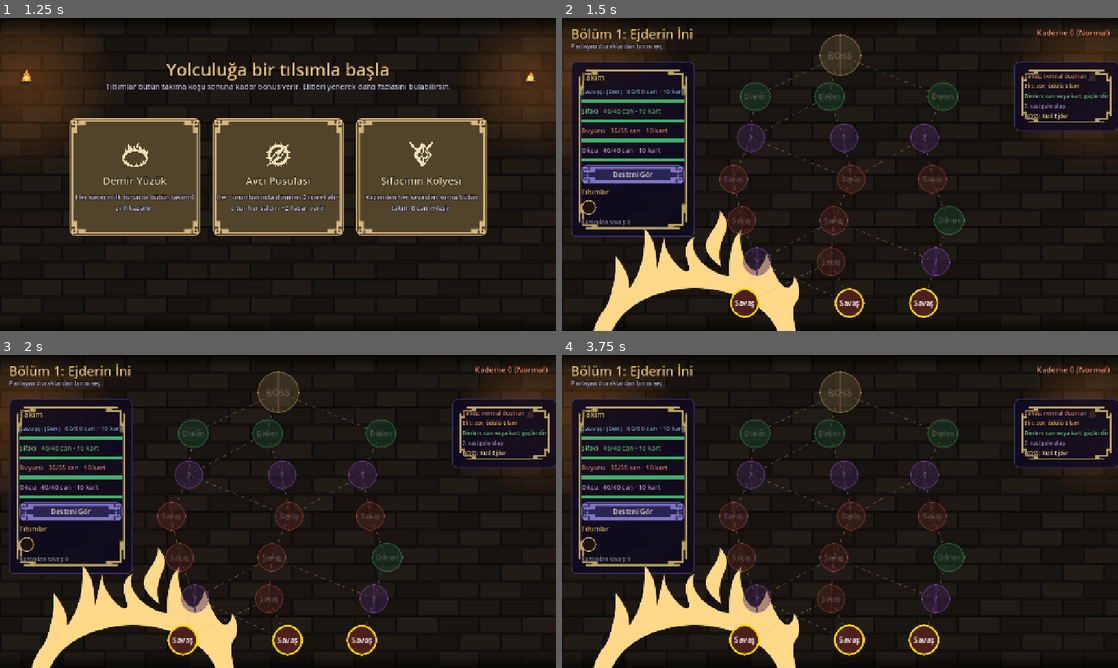
Above: before the commit, frames 1-4 (two rows, left to right).
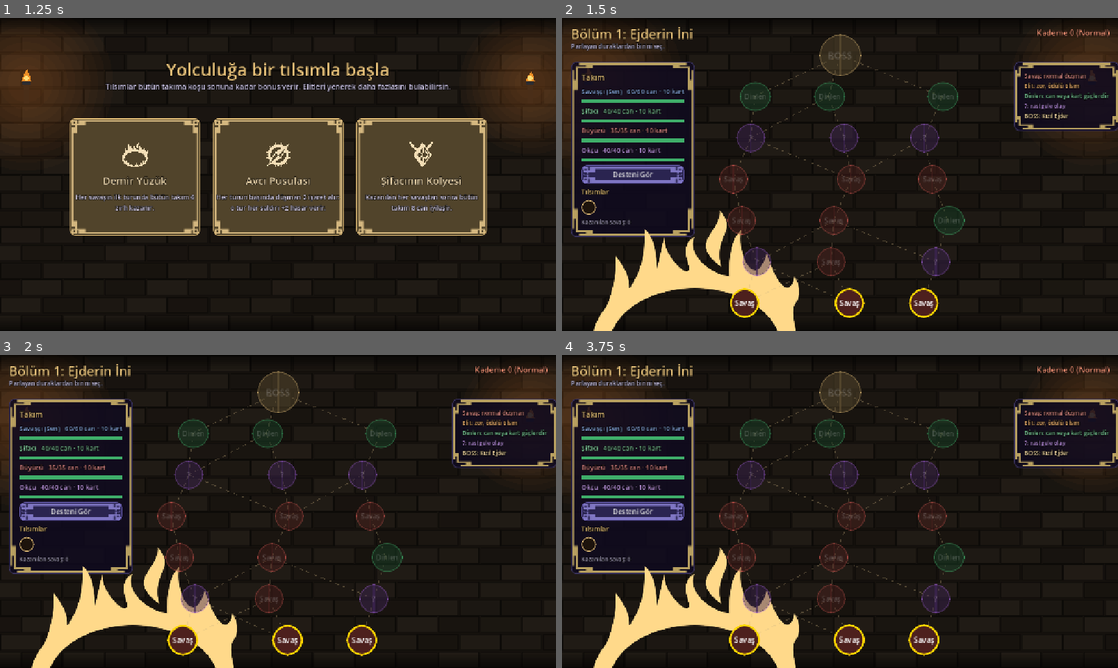
Above: after the commit, the same moments.

Repository: bogacavdar/coop-kart-oyunu
Game: Godot game, scene res://oyun.tscn
The game is run twice, just before and just after one commit, with the same random seed, the same clock (stepped at 60 frames per second) and the same inputs.
Inputs (mouse positions are in pixels of both pictures, inside the frame that each line leads up to):
- Up to frame 1 (1.25 s): click (105, 190) at 0.52 s
- Up to frame 2 (1.5 s): click (695, 177) at 1.27 s
- Up to frame 3 (2 s): no input
- Up to frame 4 (3.75 s): click "Desteni Gör" at 2 s; click "Savaş" at 2.75 s; click "Savaş" at 3.5 s

Frame 1 is identical in both runs. In frame 2, 2.7% of the frame differs, in the area x 1-100%, y 14-70%; in frame 3, 2.7%; in frame 4, 2.7%.

Commit message:
Panel süs çerçevelerini panelin kenarına sabitle
Co-Authored-By: Claude Opus 5.5 <noreply@anthropic.com>
Claude-Session: https://claude.ai/code/session_01BTyhiEWYueC4ryox9s8zfK

Diff:
--- a/arayuz/arayuz.gd
+++ b/arayuz/arayuz.gd
@@ -26,7 +26,14 @@
 	c.offset_right = -boslik
 	c.offset_bottom = -boslik
 	if kutu is Container:
-		# Container çocukları kendi yerleştirir; çerçeveyi ayrı bir katmanda tut
+		# Container çocukları içerik alanına yerleştirir: çerçeveyi panelin dış kenarına taşımak
+		# için kutunun iç boşluklarını (content margin) geri ekle
+		var sb := kutu.get_theme_stylebox("panel")
+		if sb:
+			c.offset_left = boslik - sb.get_content_margin(SIDE_LEFT)
+			c.offset_top = boslik - sb.get_content_margin(SIDE_TOP)
+			c.offset_right = -boslik + sb.get_content_margin(SIDE_RIGHT)
+			c.offset_bottom = -boslik + sb.get_content_margin(SIDE_BOTTOM)
 		var katman := Control.new()
 		katman.mouse_filter = Control.MOUSE_FILTER_IGNORE
 		katman.set_anchors_preset(Control.PRESET_FULL_RECT)
--- a/arayuz/harita_ekrani.gd
+++ b/arayuz/harita_ekrani.gd
@@ -131,7 +131,7 @@
 	panel_stili.set_content_margin_all(24)
 	panel.add_theme_stylebox_override("panel", panel_stili)
 	add_child(panel)
-	Arayuz.susle(panel, Color("#b8a060"), Arayuz.PANEL_CERCEVESI, -6.0)
+	Arayuz.susle(panel, Color("#b8a060"), Arayuz.PANEL_CERCEVESI, 3.0)
 	var dikey := VBoxContainer.new()
 	dikey.add_theme_constant_override("separation", 8)
 	panel.add_child(dikey)
@@ -172,7 +172,7 @@
 	panel_stili.set_content_margin_all(24)
 	panel.add_theme_stylebox_override("panel", panel_stili)
 	add_child(panel)
-	Arayuz.susle(panel, Color("#b8a060"), Arayuz.PANEL_CERCEVESI, -6.0)
+	Arayuz.susle(panel, Color("#b8a060"), Arayuz.PANEL_CERCEVESI, 3.0)
 	var dikey := VBoxContainer.new()
 	panel.add_child(dikey)
 	var aciklamalar := {
--- a/savas/savas_ekrani.gd
+++ b/savas/savas_ekrani.gd
@@ -107,7 +107,7 @@
 	niyet_stili.set_content_margin_all(24)
 	_niyet_kutu.add_theme_stylebox_override("panel", niyet_stili)
 	add_child(_niyet_kutu)
-	Arayuz.susle(_niyet_kutu, Color("#ffb347"), Arayuz.PANEL_CERCEVESI, -6.0)
+	Arayuz.susle(_niyet_kutu, Color("#ffb347"), Arayuz.PANEL_CERCEVESI, 3.0)
 	_niyet = Label.new()
 	_niyet.custom_minimum_size = Vector2(210, 0)
 	_niyet.autowrap_mode = TextServer.AUTOWRAP_WORD_SMART
@@ -138,7 +138,7 @@
 	log_stili.set_content_margin_all(24)
 	log_panel.add_theme_stylebox_override("panel", log_stili)
 	add_child(log_panel)
-	Arayuz.susle(log_panel, Color("#8a7fd0"), Arayuz.PANEL_CERCEVESI, -6.0)
+	Arayuz.susle(log_panel, Color("#8a7fd0"), Arayuz.PANEL_CERCEVESI, 3.0)
 	_log = RichTextLabel.new()
 	_log.bbcode_enabled = true
 	_log.scroll_following = true
@@ -170,7 +170,7 @@
 	_hedef_bandi.z_index = 60
 	_hedef_bandi.visible = false
 	add_child(_hedef_bandi)
-	Arayuz.susle(_hedef_bandi, Color("#7dffa0"), Arayuz.PANEL_CERCEVESI, -6.0)
+	Arayuz.susle(_hedef_bandi, Color("#7dffa0"), Arayuz.PANEL_CERCEVESI, 3.0)
 	_hedef_yazisi = Label.new()
 	_hedef_yazisi.horizontal_alignment = HORIZONTAL_ALIGNMENT_CENTER
 	_hedef_yazisi.add_theme_font_size_override("font_size", 19)
